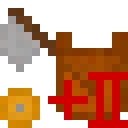
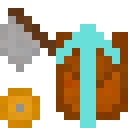
Two versions of the same layered image (w=128, h=128). Layer-by-layer changes:
added layer "Ebene #10" above "Ebene #8" over [56, 24, 120, 128]
hid "Ebene #2" over [48, 72, 128, 128]
